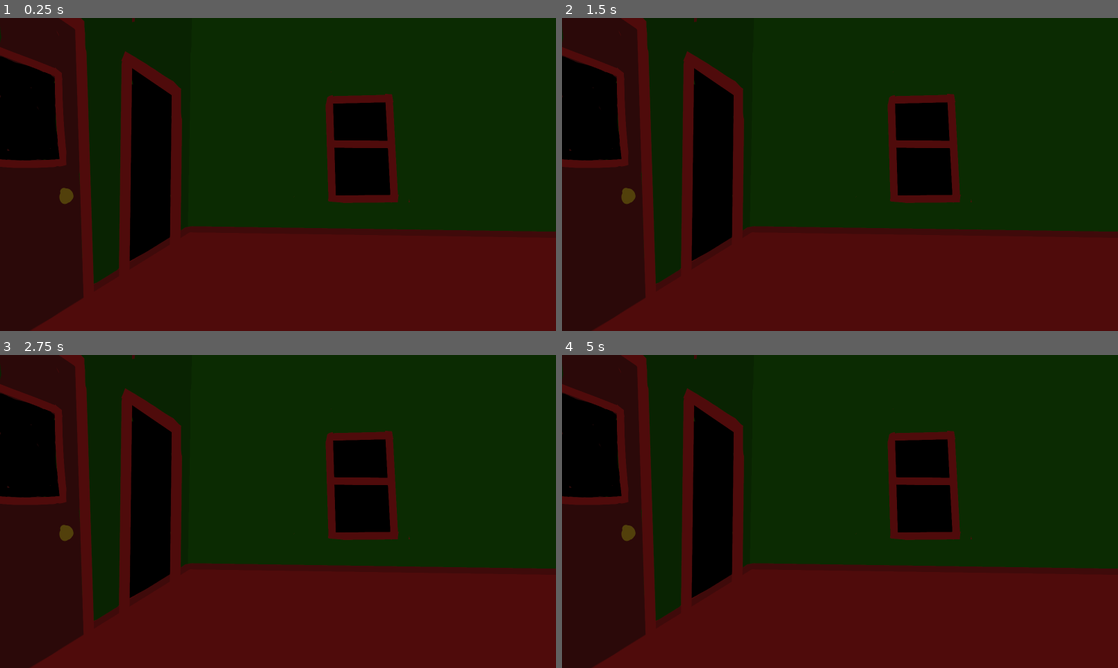
Above: before the commit, frames 1-4 (two rows, left to right).
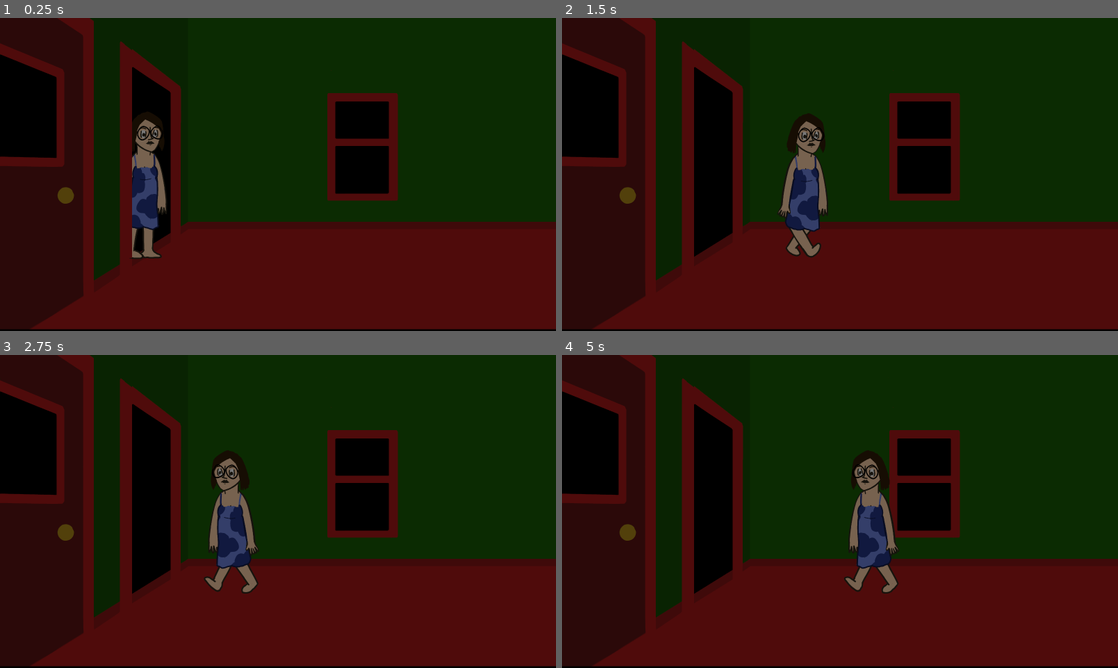
Above: after the commit, the same moments.

Repository: MarmadileManteater/Carbuncle-Game
Game: Godot game, scene res://scenes/living_room/living_room.tscn
The game is run twice, just before and just after one commit, with the same random seed, the same clock (stepped at 60 frames per second) and the same inputs. This scene is started directly instead of the project's main scene.
Inputs (mouse positions are in pixels of both pictures, inside the frame that each line leads up to):
- Up to frame 1 (0.25 s): no input
- Up to frame 2 (1.5 s): tap Enter at 0.5 s; move the mouse to (962, 158) at 0.52 s; hold Right (ui_right) from 0.53 s (still down); click (962, 158) at 0.67 s; move the mouse to (728, 190) at 1.27 s
- Up to frame 3 (2.75 s): move the mouse to (333, 442) at 2.02 s; release Right (ui_right) at 2.03 s; hold Left (ui_left) from 2.03 s (still down)
- Up to frame 4 (5 s): move the mouse to (812, 574) at 2.77 s; release Left (ui_left) at 2.78 s; hold Right (ui_right) 2.78-4.28 s; click (812, 574) at 2.92 s; move the mouse to (1006, 558) at 3.52 s; move the mouse to (673, 464) at 4.27 s; hold Left (ui_left) from 4.28 s (still down)

The runs differ from the first frame. In frame 1, 7.2% of the frame differs, in the area x 0-100%, y 0-100%; in frame 2, 7.8%; in frame 3, 7.9%; in frame 4, 7.8%.

Commit message:
brain fuzy

Diff:
--- /dev/null
+++ b/project/scenes/kitchen/kitchen.gd
@@ -0,0 +1,10 @@
+extends DefaultScene
+
+# Called when the node enters the scene tree for the first time.
+func _ready() -> void:
+	pass # Replace with function body.
+
+
+# Called every frame. 'delta' is the elapsed time since the previous frame.
+func _process(delta: float) -> void:
+	pass
--- a/project/scenes/kitchen/kitchen.tscn
+++ b/project/scenes/kitchen/kitchen.tscn
@@ -1,9 +1,30 @@
 [gd_scene format=3 uid="uid://re4jfkkwgtju"]
 
 [ext_resource type="Texture2D" uid="uid://buamkleuu3n0r" path="res://assets/sprites/kitchen.png" id="1_5wy2p"]
+[ext_resource type="Script" uid="uid://b7wmpbt85g4dq" path="res://scenes/kitchen/kitchen.gd" id="1_madu1"]
+[ext_resource type="PackedScene" uid="uid://dfm6tfc42k5tf" path="res://scenes/monica/monica.tscn" id="3_o4r6q"]
+
+[sub_resource type="RectangleShape2D" id="RectangleShape2D_0dxmq"]
+size = Vector2(1859, 20)
 
 [node name="Kitchen" type="Node2D" unique_id=1659860686]
+script = ExtResource("1_madu1")
 
 [node name="Sprite2D" type="Sprite2D" parent="." unique_id=1548028478]
+modulate = Color(0.50928617, 0.50928617, 0.50928617, 1)
 position = Vector2(801, 450)
 texture = ExtResource("1_5wy2p")
+
+[node name="Monica" parent="." unique_id=184188669 instance=ExtResource("3_o4r6q")]
+modulate = Color(0.46666667, 0.46666667, 0.46666667, 1)
+position = Vector2(177, 464)
+
+[node name="StaticBody2D" type="StaticBody2D" parent="." unique_id=14525033]
+position = Vector2(197, 725)
+
+[node name="CollisionShape2D" type="CollisionShape2D" parent="StaticBody2D" unique_id=1035187686]
+position = Vector2(715.00006, -103)
+rotation = -0.08726646
+shape = SubResource("RectangleShape2D_0dxmq")
+
+[node name="Clickable" type="Node2D" parent="." unique_id=1126109606]
--- /dev/null
+++ b/project/scenes/living_room/living_room.gd
@@ -0,0 +1,21 @@
+extends DefaultScene
+
+
+# Called when the node enters the scene tree for the first time.
+func _ready() -> void:
+	pass # Replace with function body.
+
+
+# Called every frame. 'delta' is the elapsed time since the previous frame.
+func _process(delta: float) -> void:
+	pass
+
+
+func _on_left_door_body_entered(body: Node2D) -> void:
+	if body == $Monica:
+		change_scene.emit("room_with_window")
+
+
+func _on_kitchen_entered(body: Node2D) -> void:
+	if body == $Monica:
+		change_scene.emit("kitchen")
--- a/project/scenes/living_room/living_room.tscn
+++ b/project/scenes/living_room/living_room.tscn
@@ -1,9 +1,60 @@
 [gd_scene format=3 uid="uid://c47f4hds5ih22"]
 
-[ext_resource type="Texture2D" uid="uid://dyqw1wll2cdnr" path="res://assets/sprites/living_room.png" id="1_3m8il"]
+[ext_resource type="Script" uid="uid://3mj6ybfsx6rw" path="res://scenes/living_room/living_room.gd" id="1_2t2pm"]
+[ext_resource type="PackedScene" uid="uid://dfm6tfc42k5tf" path="res://scenes/monica/monica.tscn" id="2_j02gd"]
+[ext_resource type="Texture2D" uid="uid://bbhuyxmhlu37h" path="res://assets/sprites/living_room_1.png" id="2_v2mqm"]
+[ext_resource type="Texture2D" uid="uid://cdrkcqeqgkyju" path="res://assets/sprites/living_room_2.png" id="4_55niu"]
+
+[sub_resource type="RectangleShape2D" id="RectangleShape2D_55niu"]
+size = Vector2(11, 696)
+
+[sub_resource type="RectangleShape2D" id="RectangleShape2D_0dxmq"]
+size = Vector2(1912, 13)
+
+[sub_resource type="RectangleShape2D" id="RectangleShape2D_6wcjf"]
+size = Vector2(322, 591)
 
 [node name="LivingRoom" type="Node2D" unique_id=1415733533]
+position = Vector2(0, -1)
+script = ExtResource("1_2t2pm")
+
+[node name="Sprite2D2" type="Sprite2D" parent="." unique_id=1599605886]
+position = Vector2(800, 446)
+texture = ExtResource("2_v2mqm")
+
+[node name="Monica" parent="." unique_id=184188669 instance=ExtResource("2_j02gd")]
+modulate = Color(0.46618086, 0.4661808, 0.4661808, 1)
+position = Vector2(420, 478)
+
+[node name="StaticBody2D" type="StaticBody2D" parent="." unique_id=2013512582]
+position = Vector2(305, 701)
+
+[node name="CollisionShape2D2" type="CollisionShape2D" parent="StaticBody2D" unique_id=1973567735]
+position = Vector2(-35.5, -334)
+shape = SubResource("RectangleShape2D_55niu")
+
+[node name="CollisionShape2D" type="CollisionShape2D" parent="StaticBody2D" unique_id=269399132]
+position = Vector2(593, -3.5)
+shape = SubResource("RectangleShape2D_0dxmq")
 
 [node name="Sprite2D" type="Sprite2D" parent="." unique_id=503364072]
 position = Vector2(800, 450)
-texture = ExtResource("1_3m8il")
+texture = ExtResource("4_55niu")
+
+[node name="Area2D2" type="Area2D" parent="." unique_id=1173946317]
+position = Vector2(1609, 4)
+
+[node name="CollisionShape2D" type="CollisionShape2D" parent="Area2D2" unique_id=399528572]
+position = Vector2(156, 387)
+shape = SubResource("RectangleShape2D_6wcjf")
+debug_color = Color(0.7124032, 0.26126483, 1, 0.41960785)
+
+[node name="Area2D" type="Area2D" parent="." unique_id=1451779137]
+
+[node name="CollisionShape2D" type="CollisionShape2D" parent="Area2D" unique_id=791443841]
+position = Vector2(156, 387)
+shape = SubResource("RectangleShape2D_6wcjf")
+debug_color = Color(0.7124032, 0.26126483, 1, 0.41960785)
+
+[connection signal="body_entered" from="Area2D2" to="." method="_on_kitchen_entered"]
+[connection signal="body_entered" from="Area2D" to="." method="_on_left_door_body_entered"]
--- /dev/null
+++ b/project/scenes/monica/monica.gd
@@ -0,0 +1,24 @@
+extends CharacterBody2D
+
+
+const SPEED = 300.0
+const JUMP_VELOCITY = -400.0
+
+
+func _physics_process(delta: float) -> void:
+	# Add the gravity.
+	if not is_on_floor():
+		velocity += get_gravity() * delta
+
+	# Get the input direction and handle the movement/deceleration.
+	# As good practice, you should replace UI actions with custom gameplay actions.
+	var direction := Input.get_axis("ui_left", "ui_right")
+	if direction:
+		velocity.x = direction * SPEED
+		$Sprite.play("walk")
+		$Sprite.flip_h = direction > 0
+	else:
+		velocity.x = move_toward(velocity.x, 0, SPEED)
+		$Sprite.play("default")
+
+	move_and_slide()
--- /dev/null
+++ b/project/scenes/monica/monica.tscn
@@ -0,0 +1,61 @@
+[gd_scene format=3 uid="uid://dfm6tfc42k5tf"]
+
+[ext_resource type="Script" uid="uid://de45cd6ufo4h5" path="res://scenes/monica/monica.gd" id="1_ebi6p"]
+[ext_resource type="Texture2D" uid="uid://c4fhyrrkgd63a" path="res://assets/sprites/monica_spritesheet.png" id="1_fsw0l"]
+
+[sub_resource type="RectangleShape2D" id="RectangleShape2D_0dxmq"]
+size = Vector2(144, 417)
+
+[sub_resource type="AtlasTexture" id="AtlasTexture_2t2pm"]
+atlas = ExtResource("1_fsw0l")
+region = Rect2(0, 0, 400, 800)
+
+[sub_resource type="AtlasTexture" id="AtlasTexture_ebi6p"]
+atlas = ExtResource("1_fsw0l")
+region = Rect2(800, 0, 400, 800)
+
+[sub_resource type="AtlasTexture" id="AtlasTexture_jptxy"]
+atlas = ExtResource("1_fsw0l")
+region = Rect2(400, 0, 400, 800)
+
+[sub_resource type="SpriteFrames" id="SpriteFrames_0dxmq"]
+animations = [{
+"frames": [{
+"duration": 1.0,
+"texture": SubResource("AtlasTexture_2t2pm")
+}],
+"loop": 1,
+"name": &"default",
+"speed": 5.0
+}, {
+"frames": [{
+"duration": 1.0,
+"texture": SubResource("AtlasTexture_ebi6p")
+}, {
+"duration": 1.0,
+"texture": SubResource("AtlasTexture_2t2pm")
+}, {
+"duration": 1.0,
+"texture": SubResource("AtlasTexture_jptxy")
+}, {
+"duration": 1.0,
+"texture": SubResource("AtlasTexture_2t2pm")
+}],
+"loop": 1,
+"name": &"walk",
+"speed": 5.0
+}]
+
+[node name="Monica" type="CharacterBody2D" unique_id=184188669]
+script = ExtResource("1_ebi6p")
+
+[node name="CollisionShape2D" type="CollisionShape2D" parent="." unique_id=888699851]
+position = Vector2(-11, 4.5)
+shape = SubResource("RectangleShape2D_0dxmq")
+
+[node name="Sprite" type="AnimatedSprite2D" parent="." unique_id=635240182]
+scale = Vector2(0.55, 0.55)
+sprite_frames = SubResource("SpriteFrames_0dxmq")
+animation = &"walk"
+frame_progress = 0.058658626
+flip_h = true
--- a/project/scenes/room_with_window/room_with_window.gd
+++ b/project/scenes/room_with_window/room_with_window.gd
@@ -49,8 +49,7 @@
 				is_lamp_timer_active = true
 
 func clickable_clicked(node: VirtualClickable) -> void:
-	if node.name == "Window":
-		change_scene.emit("window")
+	super(node)
 	if node.name == "Lamp":
 		lamp_state = !lamp_state
 
--- a/project/scenes/room_with_window/room_with_window.tscn
+++ b/project/scenes/room_with_window/room_with_window.tscn
@@ -45,7 +45,7 @@
 visible = false
 position = Vector2(610, 492.00003)
 scale = Vector2(1.633, 1.633)
-frame_progress = 0.9807209
+frame_progress = 0.42108434
 
 [node name="Background" type="Sprite2D" parent="." unique_id=488778490]
 position = Vector2(800, 450)
@@ -59,7 +59,7 @@
 position = Vector2(1310, 524)
 sprite_frames = SubResource("SpriteFrames_0dxmq")
 animation = &"off"
-frame_progress = 0.98120606
+frame_progress = 0.42156953
 
 [node name="Shadow" type="Polygon2D" parent="." unique_id=592220649]
 modulate = Color(0, 0, 0, 0.40392157)
@@ -83,12 +83,21 @@
 position = Vector2(563, 336)
 cursor = 4
 size = Vector2(450, 550)
+scene = "window"
 
 [node name="Lamp" parent="Clickable" unique_id=600591416 instance=ExtResource("5_ooi6j")]
 visible = false
 position = Vector2(1320, 514)
 cursor = 3
 size = Vector2(200, 653)
+scene = null
+
+[node name="Back" parent="Clickable" unique_id=906902008 instance=ExtResource("5_ooi6j")]
+visible = false
+position = Vector2(798, 874)
+cursor = 0
+size = Vector2(1600, 200)
+scene = "living_room"
 
 [node name="LampNoise" type="AudioStreamPlayer" parent="." unique_id=736783075]
 stream = ExtResource("6_7ia37")
--- a/project/scenes/virtual_clickable/virtual_clickable.gd
+++ b/project/scenes/virtual_clickable/virtual_clickable.gd
@@ -9,6 +9,8 @@
 
 @export var cursor: VirtualCursor.Type = VirtualCursor.Type.Point
 @export var size: Vector2 = Vector2.ZERO
+@export var scene: String
+
 var is_hovered: bool = false
 var is_clicked: bool = false
 
--- a/project/scenes/window/window.gd
+++ b/project/scenes/window/window.gd
@@ -20,10 +20,6 @@
 				enable_clickable()
 		, ConnectFlags.CONNECT_ONE_SHOT)
 
-func clickable_clicked(node: VirtualClickable) -> void:
-	if node.name == "Back":
-		change_scene.emit("room_with_window")
-
 func save_state() -> Dictionary:
 
 	return {
--- a/project/scenes/window/window.tscn
+++ b/project/scenes/window/window.tscn
@@ -219,6 +219,7 @@
 position = Vector2(802, 740)
 cursor = 0
 size = Vector2(1600, 300)
+scene = "room_with_window"
 
 [node name="CarbunkleWalkingBy" parent="." unique_id=1448613965 instance=ExtResource("6_wt84n")]
 position = Vector2(746, 621)
--- a/project/scripts/default_scene.gd
+++ b/project/scripts/default_scene.gd
@@ -60,7 +60,8 @@
 	trigger_track_change.emit(name)
 
 func clickable_clicked(node: VirtualClickable) -> void:
-	pass
+	if node.scene != null and node.scene != "":
+		change_scene.emit(node.scene)
 
 func save_state() -> Dictionary:
 	return {}
Not shown, changed: project/assets/music/Phase 2.ogg.import
Not shown, changed: project/assets/music/Phase 3.ogg.import
Not shown, changed: project/assets/music/Phase 4.ogg.import
Not shown, changed: project/assets/music/Phase 5.ogg.import
Binary file changed: project/assets/sprites/living_room.png
Not shown, added: project/assets/sprites/living_room_1.png.import
Not shown, added: project/assets/sprites/living_room_2.png.import
Binary file added: project/assets/sprites/living_room_front.png
Not shown, added: project/assets/sprites/living_room_front.png.import
Binary file added: project/assets/sprites/living_room_right.png
Not shown, added: project/assets/sprites/living_room_right.png.import
Binary file added: project/assets/sprites/monica_spritesheet.png
(and 6 more such lines)
